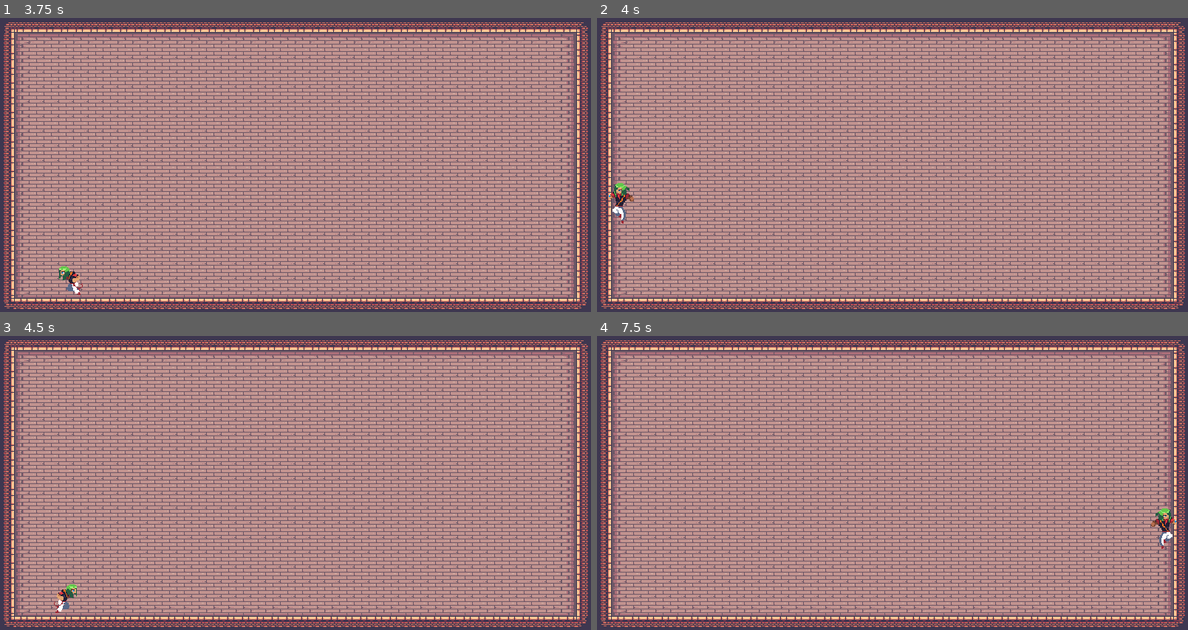
Above: before the commit, frames 1-4 (two rows, left to right).
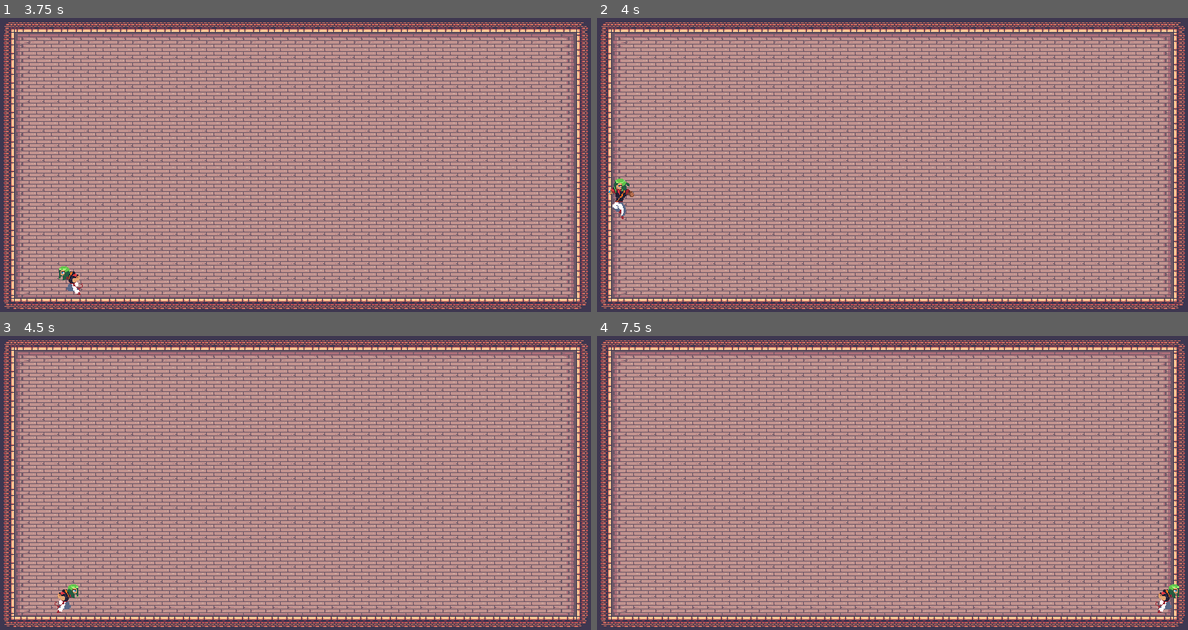
Above: after the commit, the same moments.

Repository: bitwise-aiden/platformer-playground
Game: Godot game, scene res://source/main.tscn
The game is run twice, just before and just after one commit, with the same random seed, the same clock (stepped at 60 frames per second) and the same inputs.
Inputs:
- Up to frame 1 (3.75 s): hold Right (right) 0.53-2.03 s; tap Space (jump) at 0.77, 1.52, 3.02 s; hold Left (left) from 2.03 s (still down)
- Up to frame 2 (4 s): keep holding Left (left); tap Space (jump) at 3.77 s
- Up to frame 3 (4.5 s): release Left (left) at 4.28 s; hold Right (right) from 4.28 s (still down)
- Up to frame 4 (7.5 s): keep holding Right (right); tap Space (jump) at 4.52, 6.02, 6.77 s

Frame 1 is identical in both runs. In frame 2, 0.3% of the frame differs, in the area x 1-7%, y 54-70%; in frame 3, 0.1%; in frame 4, 0.5%, in the area x 93-99%, y 58-95%.

Commit message:
Fix wall collisions

Diff:
--- a/source/player.gd
+++ b/source/player.gd
@@ -46,9 +46,18 @@
 
 	velocity += self.__jump_velocity
 
+
+	var previous_position: Vector2 = self.position
+
 	var collision: KinematicCollision2D = self.move_and_collide(velocity)
-	if collision && collision.normal == Vector2.UP:
-		self.__on_ground = true
+	if collision:
+		if collision.normal == Vector2.UP:
+			self.__on_ground = true
+		else:
+			var position_delta: Vector2 = previous_position - self.position
+			var remaining_y = velocity.y - position_delta.y
+
+			self.move_and_collide(Vector2(0.0, remaining_y))
 
 	self.__handle_animation()
 
